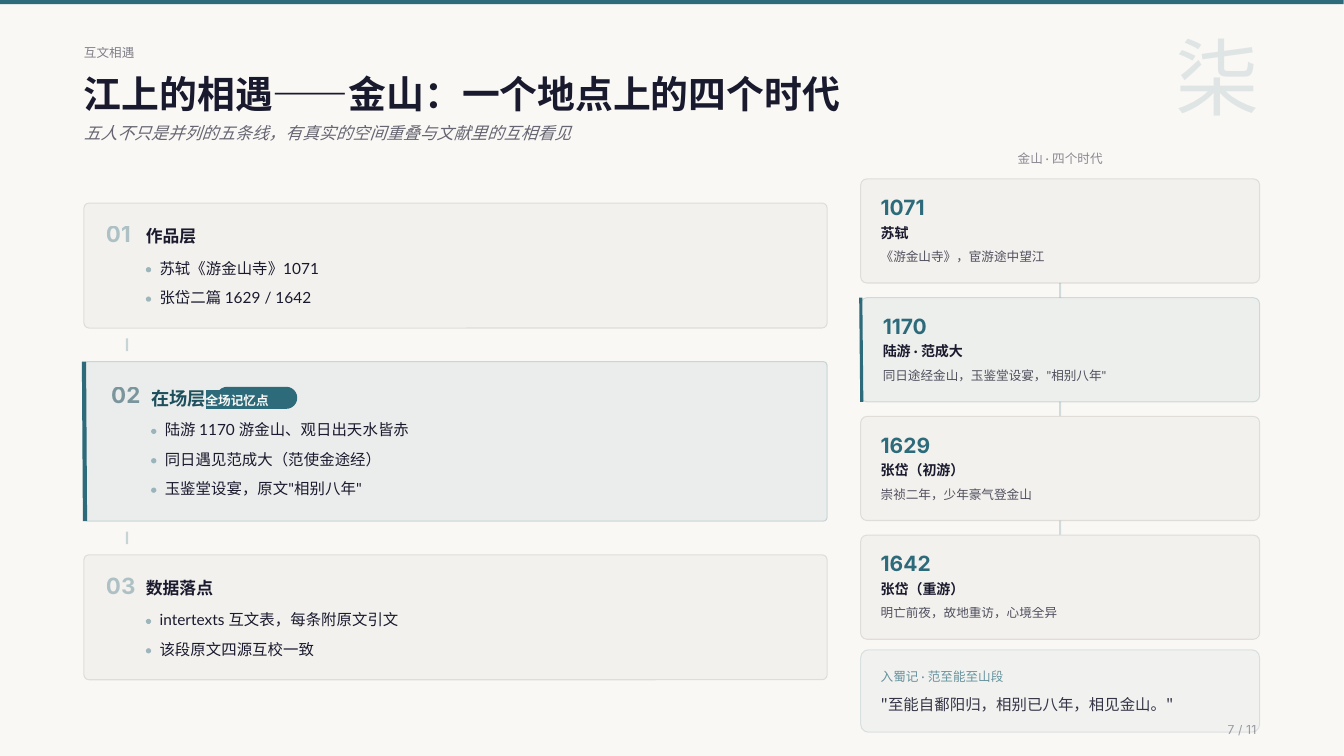
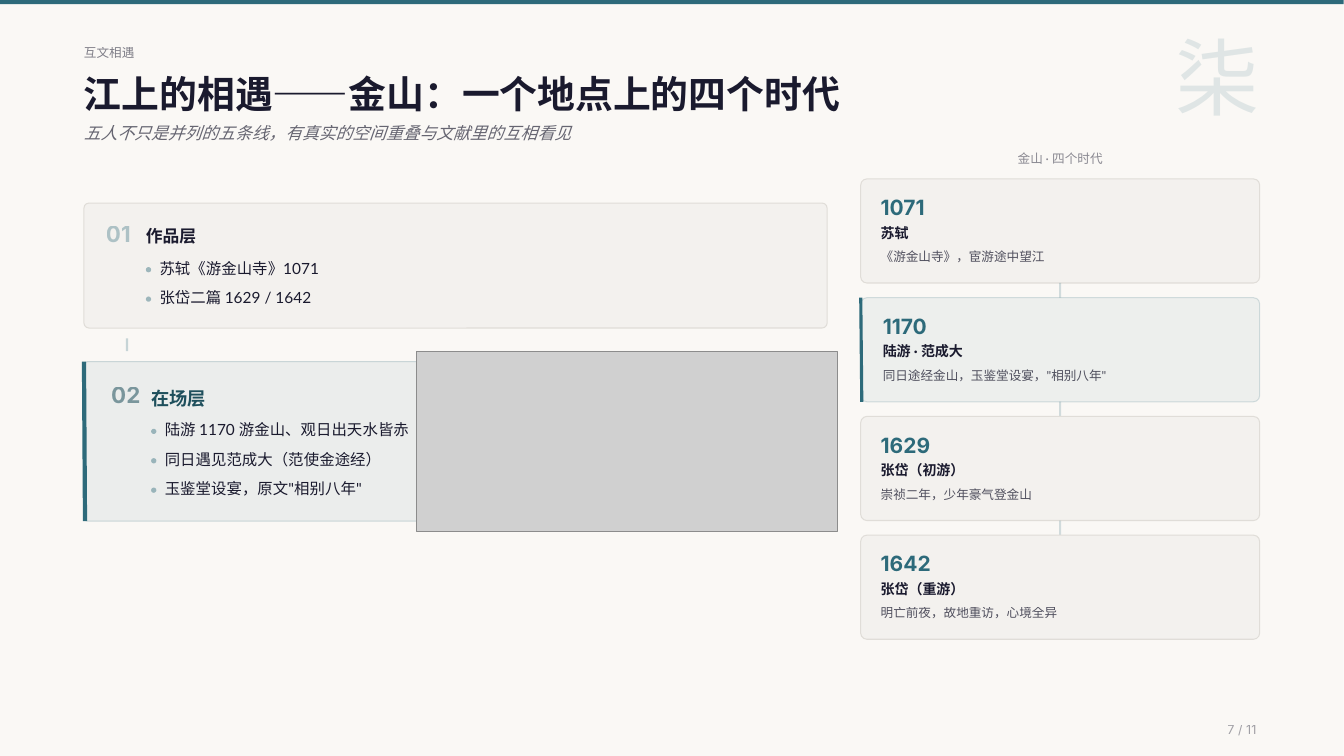
Before and after one commit to puremapping/changjiang-youji, a slide deck: slide 7 of presentation/数据收集汇报_20261103/ppt/一条长江，五个时代.pptx. Drawn at 1344x756 pixels with LibreOffice and Linux fonts; fonts in the diff are those of the drawing; grey boxes stand for pictures. Boxes give left, top, right and bottom in pixels: in the first picture for what was removed or moved away, otherwise in the second. Text is boxed around its words. In the diff, an @@ line names an element or a change of style, - is before the commit and + after.

```diff
--- a/presentation/数据收集汇报_20261103/ppt/一条长江，五个时代.pptx
+++ b/presentation/数据收集汇报_20261103/ppt/一条长江，五个时代.pptx
@@ picture added at [416,352,837,531] @@
@@ text at [151,389,205,407]: text changed; size 9 to 13 pt; text colour #FAF8F5 to #1E4F5C @@
-在场层全场记忆点
+在场层
@@ rounded rectangle removed at [217,387,297,409] @@
@@ rectangle removed at [126,531,128,543] @@
@@ rounded rectangle removed at [84,555,827,680] @@
@@ text removed at [106,578,135,594] @@
-03
@@ text removed at [146,580,213,596] @@
-数据落点
@@ ellipse removed at [146,619,151,624] @@
@@ text removed at [160,612,399,627] @@
-intertexts 互文表，每条附原文引文
@@ ellipse removed at [146,648,151,653] @@
@@ text removed at [160,642,314,657] @@
-该段原文四源互校一致
@@ rounded rectangle removed at [861,650,1260,733] @@
@@ text removed at [881,670,1004,682] @@
-入蜀记 · 范至能至山段
@@ text removed at [881,697,1174,712] @@
-"至能自鄱阳归，相别已八年，相见金山。"
```
Also in this commit, not shown: 7 other slides changed, 1 slide removed.
